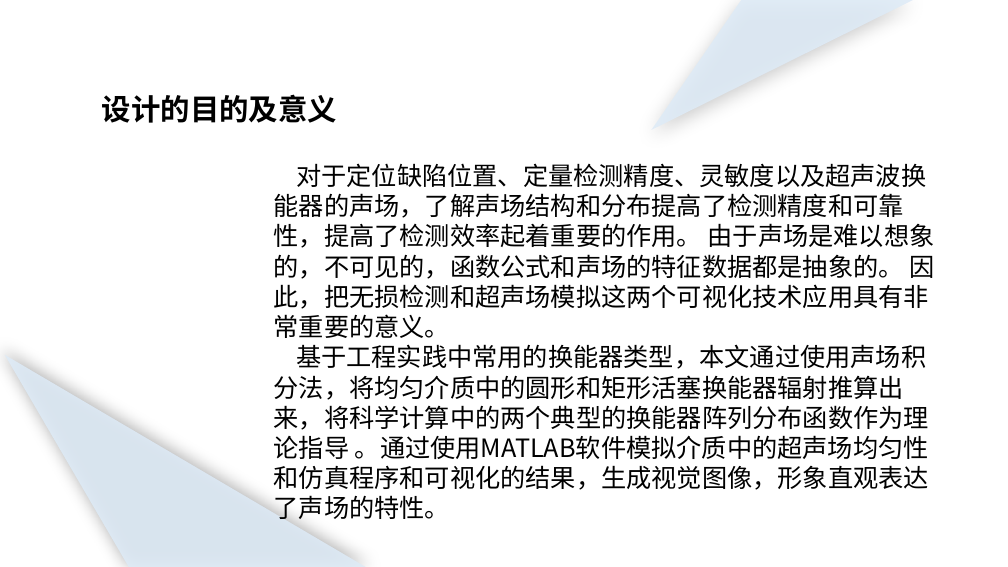
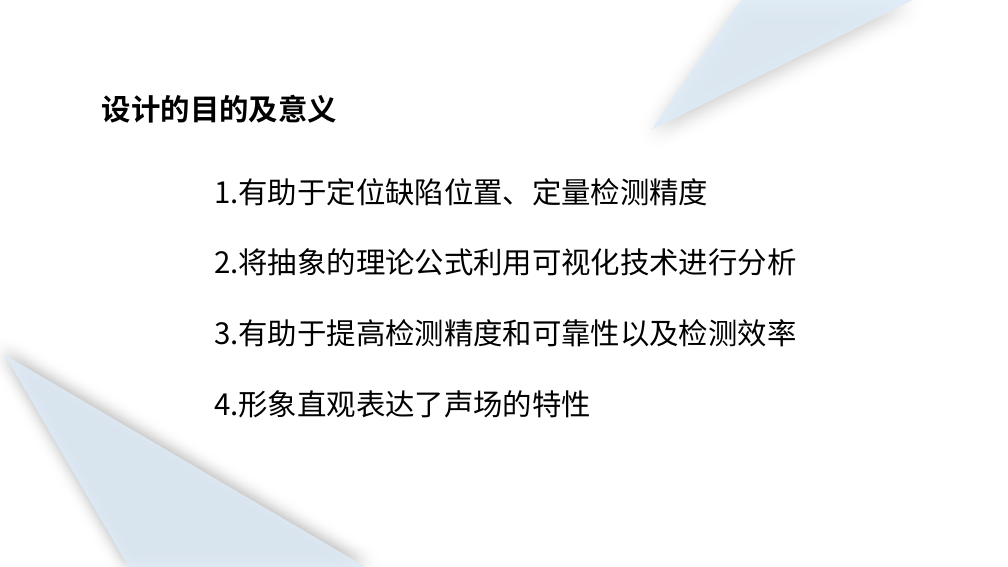
Before and after one commit to Near-Tam/sound_filed, a slide deck: slide 2 of 答辩.pptx. Drawn at 1008x567 pixels with LibreOffice and Linux fonts; fonts in the diff are those of the drawing. Boxes give left, top, right and bottom in pixels: in the first picture for what was removed or moved away, otherwise in the second. Text is boxed around its words. In the diff, an @@ line names an element or a change of style, - is before the commit and + after.

Commit message:
ppt2

```diff
--- a/答辩.pptx
+++ b/答辩.pptx
@@ text added at bbox=[214, 178, 796, 418], 28 pt, text #000000 @@
+1.有助于定位缺陷位置、定量检测精度
+2.将抽象的理论公式利用可视化技术进行分析
+3.有助于提高检测精度和可靠性以及检测效率
+4.形象直观表达了声场的特性
@@ text removed at bbox=[274, 163, 935, 525] @@
-对于定位缺陷位置、定量检测精度、灵敏度以及超声波换能器的声场，了解声场结构和分布提高了检测精度和可靠性，提高了检测效率起着重要的作用。 由于声场是难以想象的，不可见的，函数公式和声场的特征数据都是抽象的。 因此，把无损检测和超声场模拟这两个可视化技术应用具有非常重要的意义。 基于工程实践中常用的换能器类型，本文通过使用声场积分法，将均匀介质中的圆形和矩形活塞换能器辐射推算出来，将科学计算中的两个典型的换能器阵列分布函数作为理论指导 。通过使用MATLAB软件模拟介质中的超声场均匀性和仿真程序和可视化的结果，生成视觉图像，形象直观表达了声场的特性。
```
